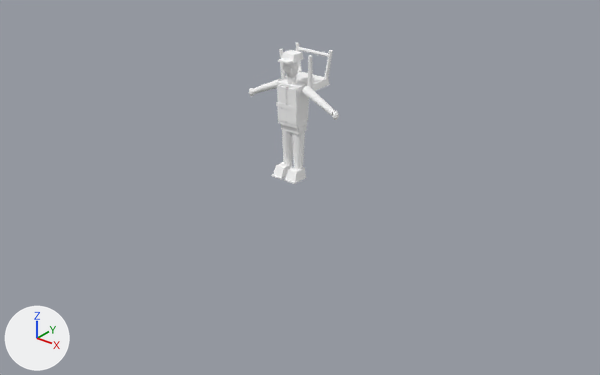
The Blender file ArtSource/Pedestrians/Blender/ChairCarrierPedestrian3D.blend, before and after one commit.
Camera for both pictures: a 50 mm camera at (6.62, -8.13, 4.88) aimed at (0.19, -0.09, -0.11). Every picture has the same lights, and +X, +Y and +Z are marked at lower left. The picture after the commit comes second.

Objects in the first picture: 'ACC_CapPeak', 'ACC_WorkCap', 'CLO_JacketFront.L', 'CLO_JacketFront.R', 'GEO_Foot.L', 'GEO_Foot.R', 'GEO_Forearm.L', 'GEO_Forearm.R', 'GEO_Head', 'GEO_Shin.L', 'GEO_Shin.R', 'GEO_Thigh.L', 'GEO_Torso', 'GEO_UpperArm.L', 'GEO_UpperArm.R' and 14 more.
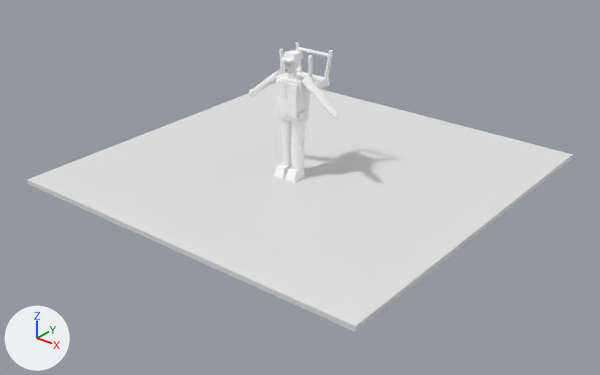
Where the newer file only moved an object's origin or applied its transform, the numbers keep the older frame.

Location of each change, [x1, y1, x2, y2] in pixels of the pictures (600 x 375 px):
'PreviewGround', added
    after: [27, 83, 573, 332]
'GEO_Torso', moved
    before: [277, 79, 308, 122]
    after: [276, 72, 309, 113]
'CLO_JacketFront.L', moved
    before: [286, 87, 298, 125]
    after: [285, 82, 298, 119]
'GEO_Thigh.L', moved
    before: [292, 126, 305, 155]
    after: [291, 117, 307, 146]
'CLO_JacketFront.R', moved
    before: [277, 85, 288, 122]
    after: [276, 79, 288, 116]
'GEO_UpperArm.L', moved
    before: [302, 86, 322, 105]
    after: [301, 76, 323, 98]
'GEO_Shin.L', moved
    before: [293, 154, 304, 169]
    after: [291, 144, 305, 172]
'GEO_UpperArm.R', moved
    before: [263, 78, 282, 91]
    after: [263, 69, 284, 86]
'GEO_Shin.R', moved
    before: [283, 150, 293, 164]
    after: [282, 141, 292, 165]
'GEO_Foot.L', moved
    before: [285, 167, 306, 182]
    after: [286, 168, 304, 181]
'ACC_WorkCap', moved
    before: [281, 50, 304, 63]
    after: [283, 50, 303, 62]
'GEO_Forearm.L', moved
    before: [318, 99, 335, 116]
    after: [316, 94, 335, 115]
'GEO_Foot.R', moved
    before: [273, 162, 293, 178]
    after: [274, 163, 292, 178]
'GEO_Head', moved
    before: [284, 62, 299, 78]
    after: [286, 61, 299, 73]
'GEO_Forearm.R', moved
    before: [252, 84, 265, 94]
    after: [252, 80, 268, 94]
'ACC_CapPeak', moved
    before: [278, 58, 293, 64]
    after: [280, 58, 293, 63]

What changed in the scene script:
```text
Add mat_mat_previewground:
    mat_mat_previewground = principled_material('MAT_PreviewGround')
    mat_mat_previewground.base_color = (0.8, 0.8, 0.8)  # white #e7e7e7
Add me_previewground_mesh:
    me_previewground_mesh.from_pydata(...)  # a box spanning x -2.75..2.75, y -2.4..3.1, z -0.07..0.0
    me_previewground_mesh.materials.append(mat_mat_previewground)  # white #e7e7e7
Change ob_geo_head:
    ob_geo_head.location: (0.0, -0.03, 1.43) -> (0.0, -0.03, 1.49)
Change ob_geo_torso:
    ob_geo_torso.location: (0.0, 0.0, 1.12) -> (0.0, 0.0, 1.21)
Change ob_geo_upperarm_l:
    ob_geo_upperarm_l.location: (0.21, 0.0, 1.29) -> (0.21, 0.0, 1.42)
Change ob_geo_forearm_l:
    ob_geo_forearm_l.location: (0.47, -0.01, 1.18) -> (0.46, -0.01, 1.25)
Change ob_geo_thigh_l:
    ob_geo_thigh_l.location: (0.08, 0.01, 0.75) -> (0.09, 0.01, 0.88)
Change ob_geo_shin_l:
    ob_geo_shin_l.location: (0.1, -0.01, 0.35) -> (0.09, -0.01, 0.48)
Change ob_geo_foot_l:
    ob_geo_foot_l.location: (0.11, -0.03, 0.1) -> (0.1, -0.02, 0.1)
Change ob_geo_upperarm_r:
    ob_geo_upperarm_r.location: (-0.21, 0.0, 1.29) -> (-0.21, 0.01, 1.42)
Change ob_geo_forearm_r:
    ob_geo_forearm_r.location: (-0.47, -0.01, 1.18) -> (-0.45, -0.01, 1.24)
Change ob_geo_shin_r:
    ob_geo_shin_r.location: (-0.1, 0.01, 0.35) -> (-0.09, 0.01, 0.48)
Change ob_geo_foot_r:
    ob_geo_foot_r.location: (-0.11, 0.02, 0.1) -> (-0.1, 0.01, 0.1)
Change ob_clo_jacketfront_l:
    ob_clo_jacketfront_l.location: (0.0, 0.0, 1.12) -> (0.0, 0.0, 1.21)
Change ob_clo_jacketfront_r:
    ob_clo_jacketfront_r.location: (0.0, 0.0, 1.12) -> (0.0, 0.0, 1.21)
Change ob_acc_workcap:
    ob_acc_workcap.location: (0.0, -0.03, 1.43) -> (0.0, -0.03, 1.49)
Change ob_acc_cappeak:
    ob_acc_cappeak.location: (0.0, -0.03, 1.43) -> (0.0, -0.03, 1.49)
Add ob_previewground:
    ob_previewground = bpy.data.objects.new('PreviewGround', me_previewground_mesh)
    ob_previewground.location = (0.0, 0.0, 0.0)
```
